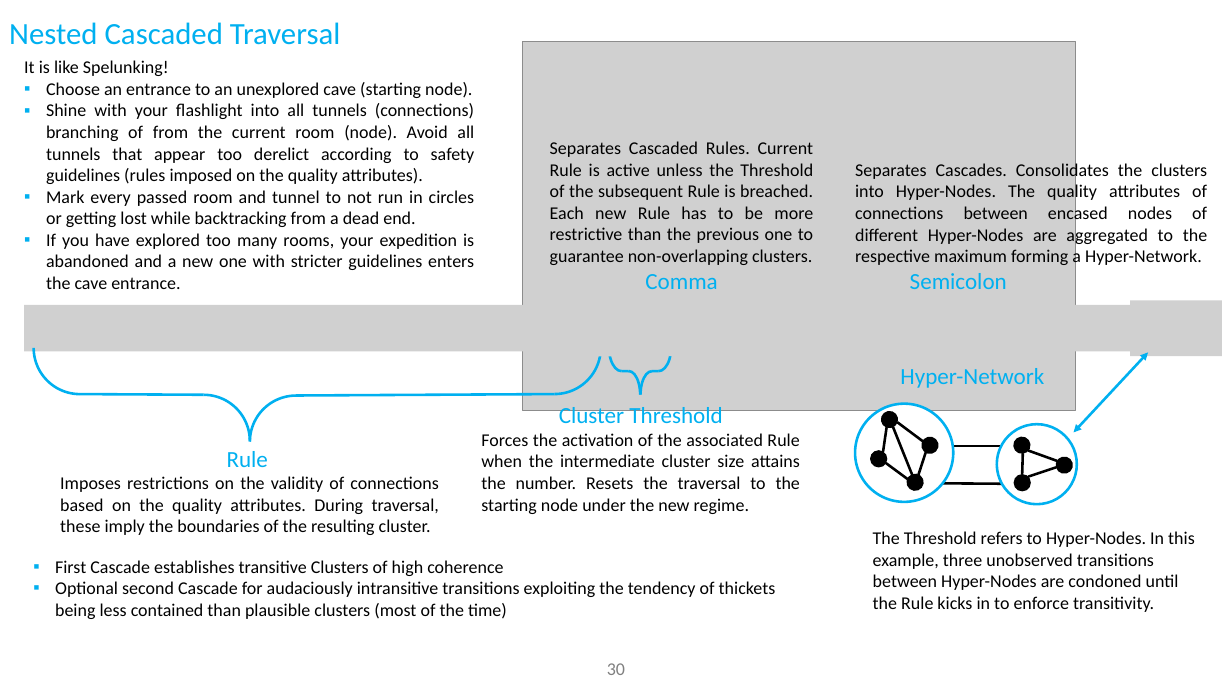
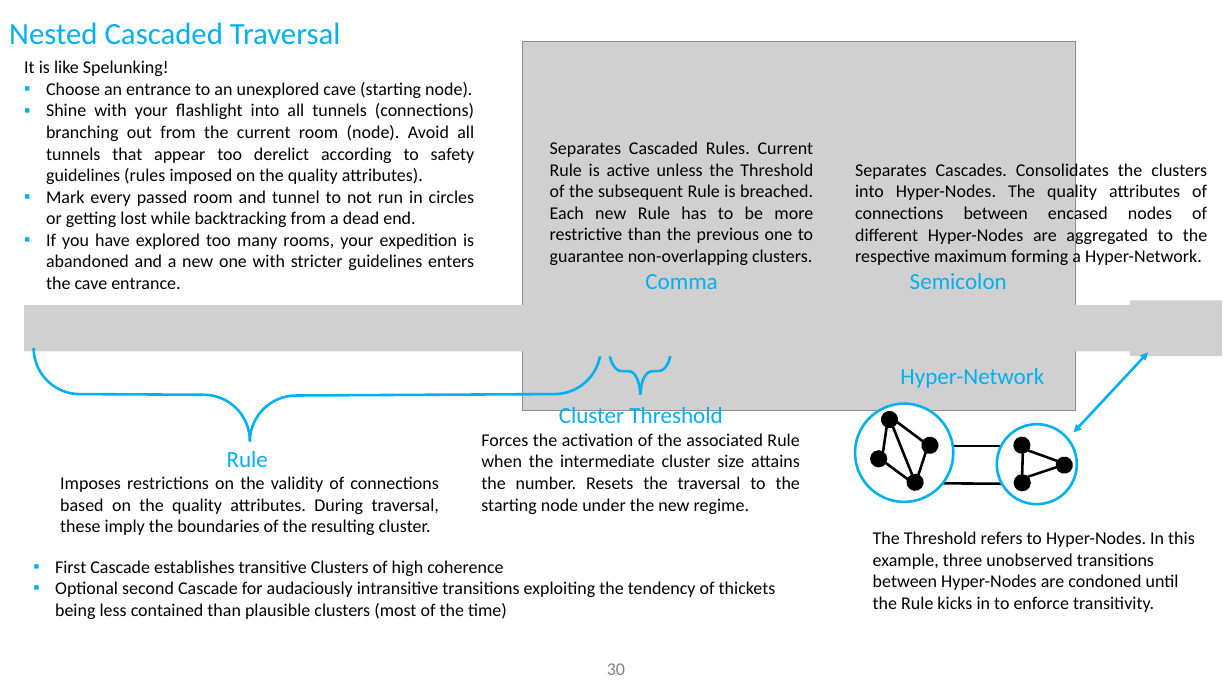
Before and after one commit to ThorstenDoherr/searchengine, a slide deck: slide 30 of doc/SearchEngine_Slides.pptx. Drawn at 1232x693 pixels with LibreOffice and Linux fonts; fonts in the diff are those of the drawing; grey boxes stand for pictures; background and template pictures are left out. Boxes give left, top, right and bottom in pixels: in the first picture for what was removed or moved away, otherwise in the second. Text is boxed around its words. In the diff, an @@ line names an element or a change of style, - is before the commit and + after.

```diff
--- a/doc/SearchEngine_Slides.pptx
+++ b/doc/SearchEngine_Slides.pptx
@@ text at box(46, 103, 475, 184): text changed @@
-▪ Shine with your flashlight into all tunnels (connections) branching of from the current room (node). Avoid all tunnels that appear too derelict according to safety guidelines (rules imposed on the quality attributes).
+▪ Shine with your flashlight into all tunnels (connections) branching out from the current room (node). Avoid all tunnels that appear too derelict according to safety guidelines (rules imposed on the quality attributes).
```
Also in this commit, not shown: 6 other slides changed, 1 slide added, 1 slide removed, 1 other file.
